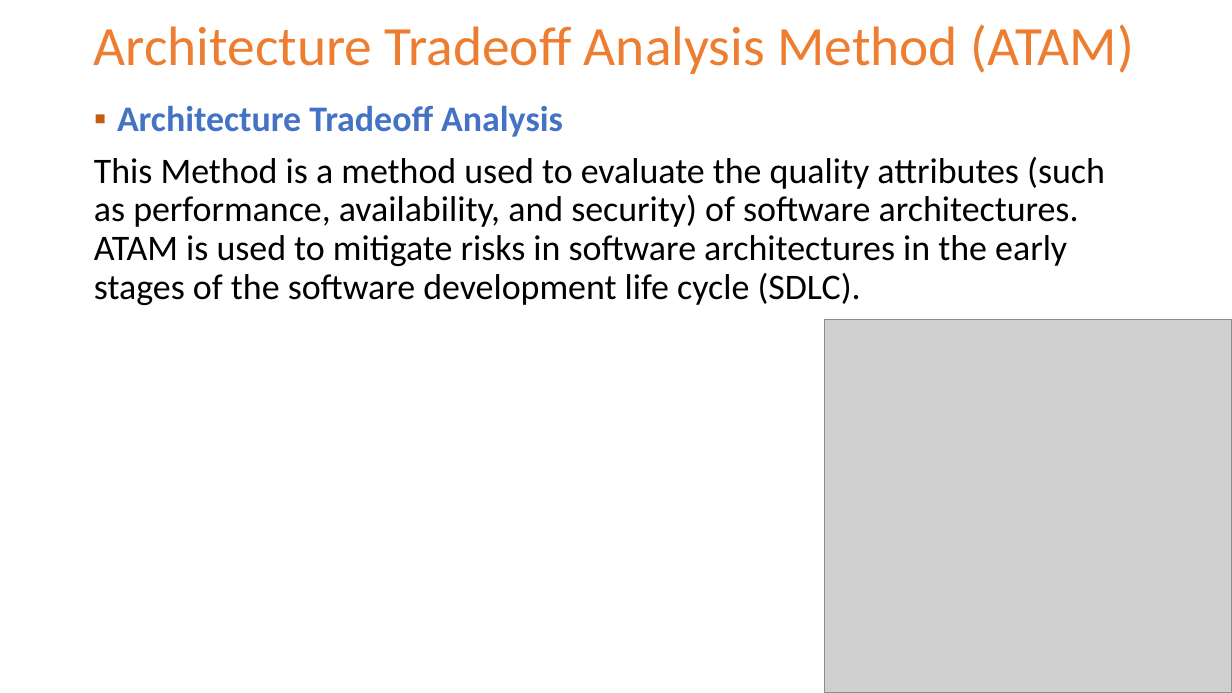
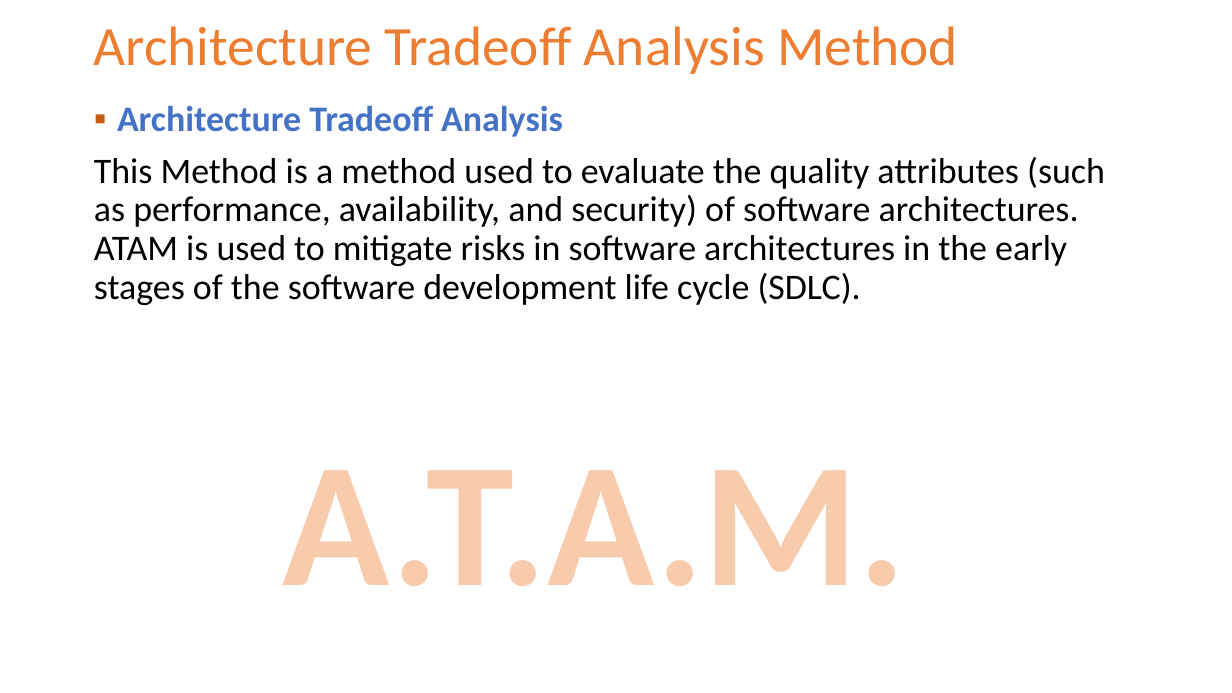
Before and after one commit to Jucer74/SoftwareArchitecture, a slide deck: slide 4 of Clases/05-ArchitectureEvaluation/SoftwareArchitecture-ArchitectureEvaluation.pptx. Drawn at 1232x693 pixels with LibreOffice and Linux fonts; fonts in the diff are those of the drawing; grey boxes stand for pictures; background and template pictures are left out. Boxes give left, top, right and bottom in pixels: in the first picture for what was removed or moved away, otherwise in the second. Text is boxed around its words. In the diff, an @@ line names an element or a change of style, - is before the commit and + after.

```diff
--- a/Clases/05-ArchitectureEvaluation/SoftwareArchitecture-ArchitectureEvaluation.pptx
+++ b/Clases/05-ArchitectureEvaluation/SoftwareArchitecture-ArchitectureEvaluation.pptx
@@ title at (94, 26, 958, 74): text changed @@
-Architecture Tradeoff Analysis Method (ATAM)
+Architecture Tradeoff Analysis Method
@@ picture removed at (825, 319, 1232, 693) @@
@@ text added at (283, 470, 906, 586), 138 pt, text #F8CBAD, bold @@
+A.T.A.M.
```
Also in this commit, not shown: 1 other slide changed.
